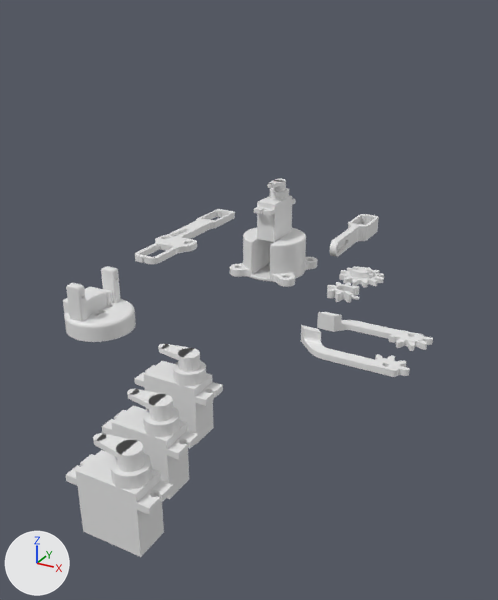
What one commit did to the Blender file dz231021/motor6.blend.
Camera for both pictures: a camera (50 mm lens) standing at (187.0, -374.0, 162.0) and looking at (19.0, -68.0, 9.0). Lighting does not change. The marker at lower left points along +X, +Y and +Z.

In view in the first picture: 'Base 2 v2', 'Brazo 1 v1', 'Brazo 2 v1', 'Pinza derecha v1', 'Pinza izquierda v1', 'Piñon Servo v1', 'Piñon pinza 1 v1', 'Plane.001', 'Plane.002', 'Plane.003', 'Plane.004', 'Soporte Pinza v1', 'Tapa v2'.
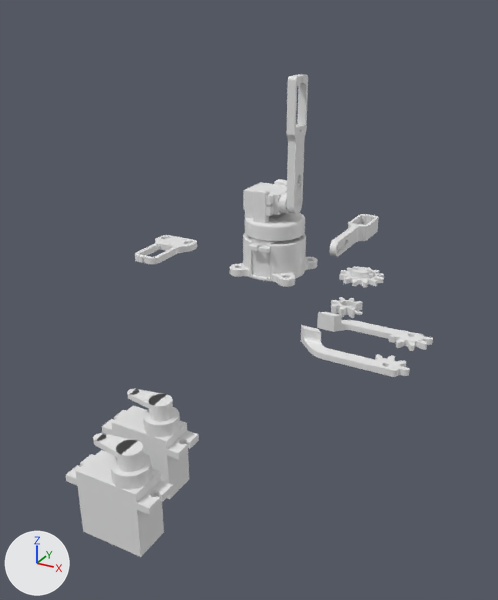
Where the newer file only moved an object's origin or applied its transform, the numbers keep the older frame.

Pixel boxes (x1, y1, x2, y2) of what changed, in the pictures (498 x 600 px; the box of a moved part takes in the faces that stretch with it):
'Tapa v2', reshaped, moved (18% narrower, 18% shorter)
    before: (63, 266, 136, 342)
    after: (245, 179, 305, 241)
'Plane.001', reshaped, moved, turned
    before: (134, 344, 223, 444)
    after: (243, 182, 301, 216)
'Brazo 1 v1', reshaped
    before: (167, 209, 235, 239)
    after: (286, 74, 308, 214)
'Piñon Servo v1', moved
    before: (327, 282, 360, 303)
    after: (331, 297, 363, 318)
part 3 of me_plane_006, moved or reshaped
    before: (134, 361, 223, 444)
    after: (243, 182, 287, 216)
part 4 of me_plane_006, moved or reshaped
    before: (173, 361, 206, 386)
    after: (278, 193, 289, 214)
part 5 of me_plane_006, moved or reshaped
    before: (158, 344, 200, 372)
    after: (296, 183, 301, 212)

Patch to the scene script:
```diff
--- a/dz231021/motor6.blend.py
+++ b/dz231021/motor6.blend.py
@@ me_brazo_1_v1 @@
 me_brazo_1_v1.from_pydata(...)  # 429 vertices, 870 faces; spans x -8.2..8.2, y -40.0..40.0, z 0.0..5.0
 # used by ob_brazo_1_v1; location = (-84.1, 42.5, 2.2)
+# me_brazo_1_v1 part 1: the whole mesh is multiplied about its middle by the matrix ((0.0, 0.0, 1.0), (1.0, 0.0, 0.0), (0.0, 1.0, 0.0)), then moved by (99.9, -47.7, 77.1)
@@ me_tapa_v2 @@
 # used by ob_tapa_v2; location = (-51.1, -111.1, -5.2)
-me_tapa_v2.from_pydata(...)  # 2805 vertices, 5618 faces; spans x -19.0..19.0, y -19.0..19.0, z 0.0..29.5
+me_tapa_v2.from_pydata(...)  # 2973 vertices, 5508 faces; spans x -19.0..19.0, y -19.0..19.0, z -8.0..21.5
+# me_tapa_v2 part 2: 2777 vertices removed from x -19.0..19.0, y -19.0..19.0, z 0.0..29.5; 2945 vertices added at x -19.0..19.0, y -19.0..19.0, z -8.0..21.5
@@ me_plane_006 @@
 me_plane_006.from_pydata(...)  # 376 vertices, 204 faces; spans x -16.1..16.1, y -6.1..6.1, z 0.0..34.5
 # used by ob_plane_001; location = (53.7, -187.2, 7.4)
+# me_plane_006 part 3: the loose piece of 152 vertices spanning x -16.1..16.1, y -6.1..6.1, z 0.0..23.9 is moved by (0.0, 0.0, -18.2)
+# me_plane_006 part 4: the loose piece of 64 vertices spanning x -0.7..11.5, y -6.1..6.1, z 23.9..28.7 is moved by (0.0, 0.0, -18.2)
+# me_plane_006 part 5: the loose piece of 160 vertices spanning x -7.9..9.4, y -4.0..4.0, z 28.7..34.5 is turned 90 degrees about the z axis through its middle, then moved by (4.6, -4.6, -18.2)
@@ ob_piñon_servo_v1 @@
 ob_piñon_servo_v1 = bpy.data.objects.new('Piñon Servo v1', me_piñon_servo_v1)
-ob_piñon_servo_v1.location = (0.0, 0.0, 0.0)
+ob_piñon_servo_v1.location = (0.4, 6.3, -12.3)
@@ ob_tapa_v2 @@
 ob_tapa_v2 = bpy.data.objects.new('Tapa v2', me_tapa_v2)
-ob_tapa_v2.location = (-51.1, -111.1, -5.2)
+ob_tapa_v2.location = (0.0, 0.2, 34.3)
@@ ob_plane_001 @@
 ob_plane_001 = bpy.data.objects.new('Plane.001', me_plane_006)
-ob_plane_001.location = (53.7, -187.2, 7.4)
+ob_plane_001.location = (2.0, 0.2, 47.3)
+ob_plane_001.rotation_euler = (1.571, 3.142, 1.571)  # degrees (90, 180, 90)
```
